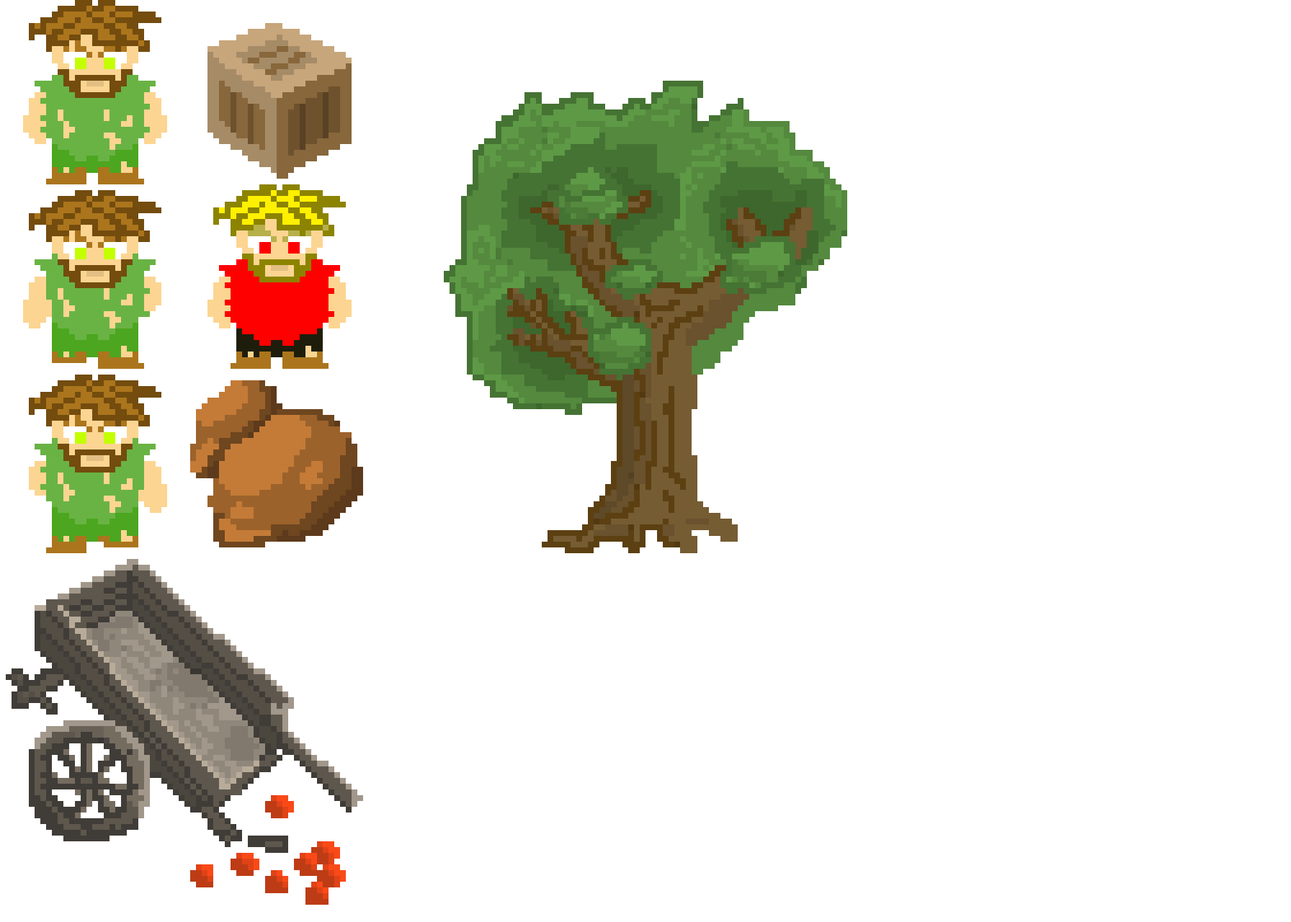
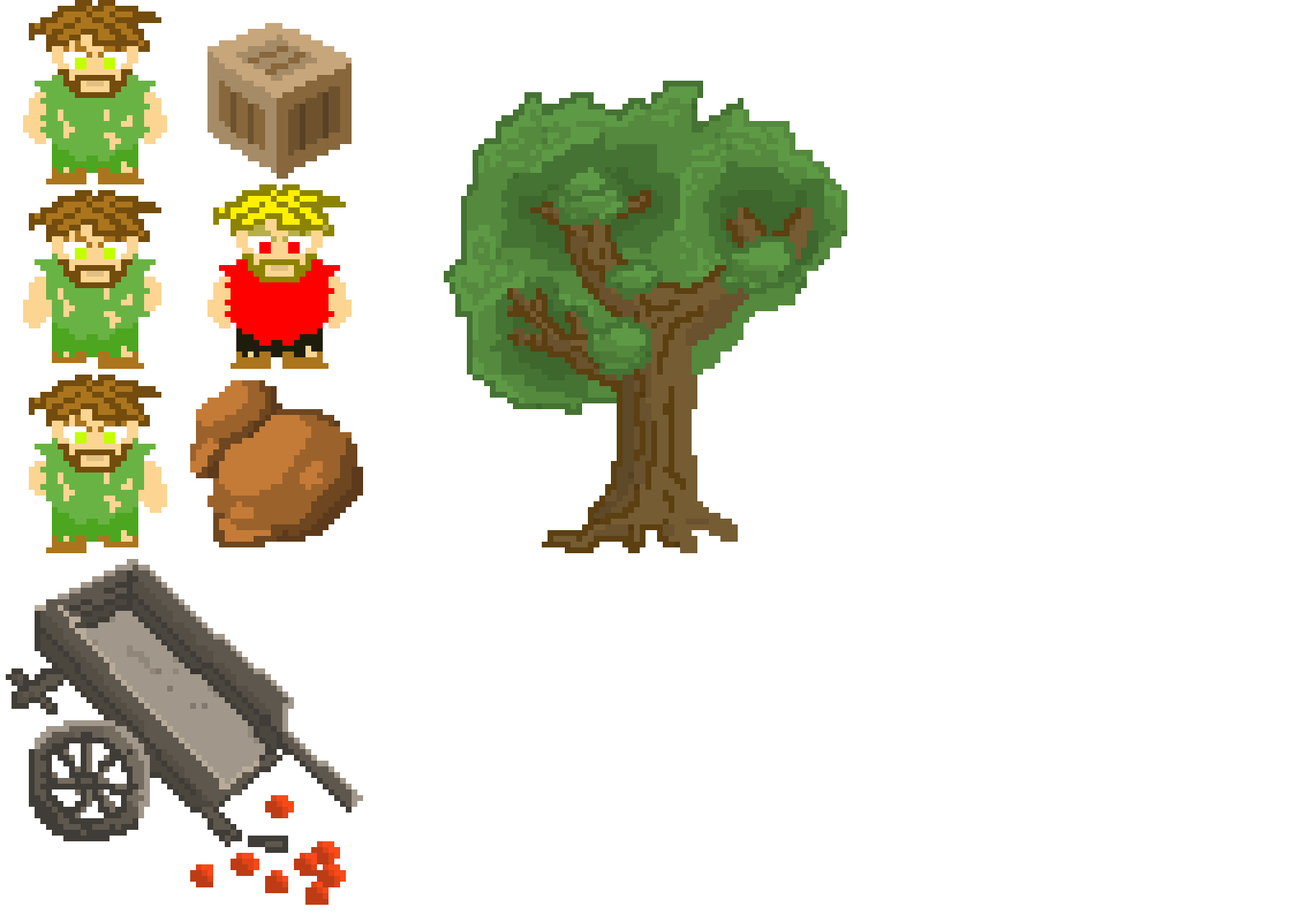
Before/after of a 1291px x 922px layered artwork. What changed in the layer stack:
painted on "wagon" over [46, 582, 283, 808]
